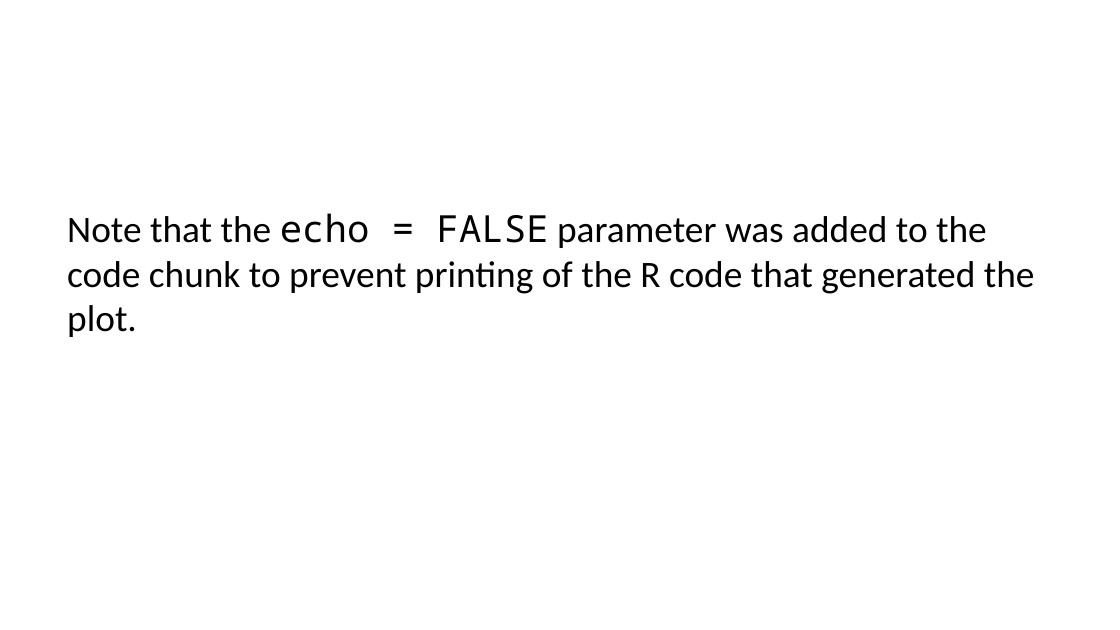
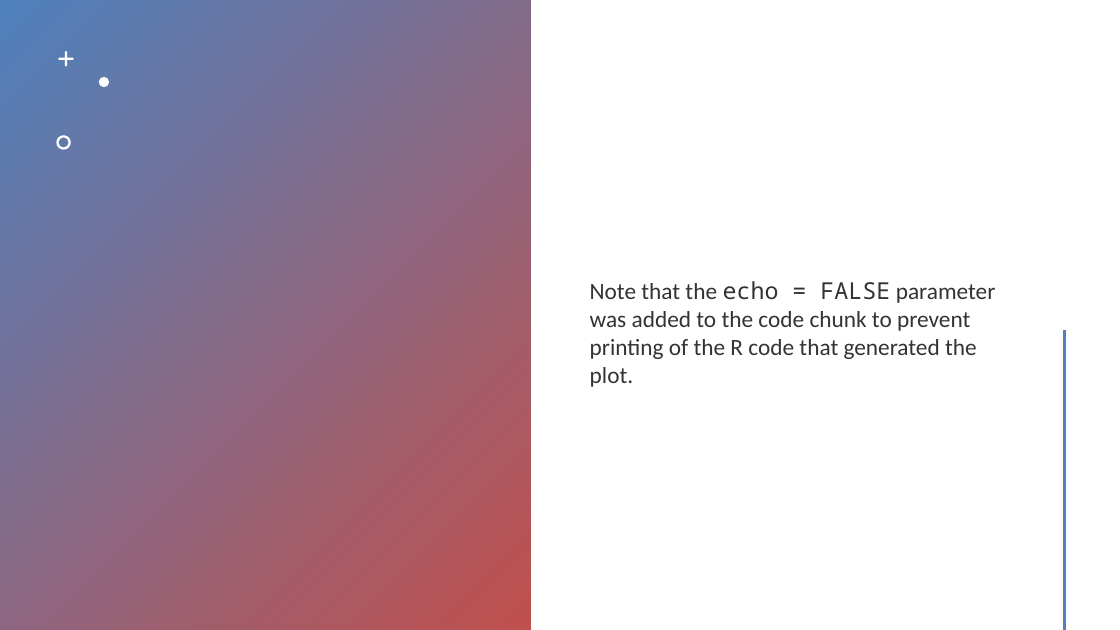
Before and after one commit to abedisaba/MachineLearning, a slide deck: slide 5 of Healthcare-Scenario-Healthy-Living-and-Wellness-Clustering-Exercise.pptx. Drawn at 1120x630 pixels with LibreOffice and Linux fonts; fonts in the diff are those of the drawing. Boxes give left, top, right and bottom in pixels: in the first picture for what was removed or moved away, otherwise in the second. Text is boxed around its words. In the diff, an @@ line names an element or a change of style, - is before the commit and + after.

```diff
--- a/Healthcare-Scenario-Healthy-Living-and-Wellness-Clustering-Exercise.pptx
+++ b/Healthcare-Scenario-Healthy-Living-and-Wellness-Clustering-Exercise.pptx
@@ rectangle added at <box>0,0,531,629</box>, fill gradient #4F81BD to #C0504D @@
@@ freeform shape added at <box>58,50,74,66</box>, fill #FFFFFF @@
@@ text "Note that the echo = ...": place and size @@
-text "Note that the echo = ..." at <box>67,213,1035,337</box>
+text "Note that the echo = ..." at <box>590,281,996,387</box>
@@ text "Note that the echo = ..." at <box>590,281,996,387</box>: size 24 to 15 pt, text colour #000000 to #000000 at 80% opacity; less space between paragraphs; vertical alignment top to middle @@
@@ freeform shape added at <box>99,77,109,87</box>, fill #FFFFFF @@
@@ freeform shape added at <box>56,136,71,150</box>, fill #FFFFFF @@
@@ line added from (1064, 332) to (1064, 629), #C0504D 2 pt @@
```
Also in this commit, not shown: 4 other slides changed.
